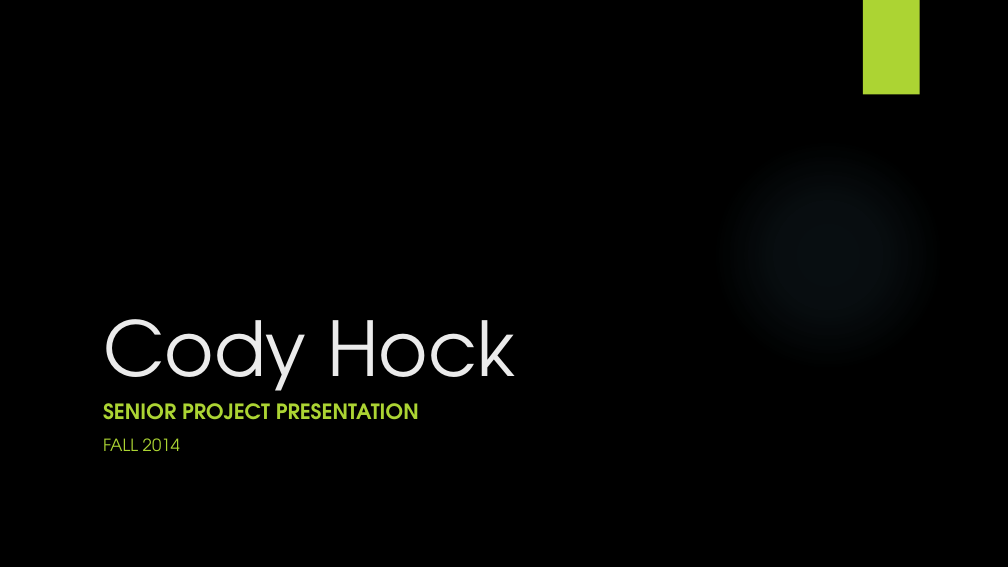
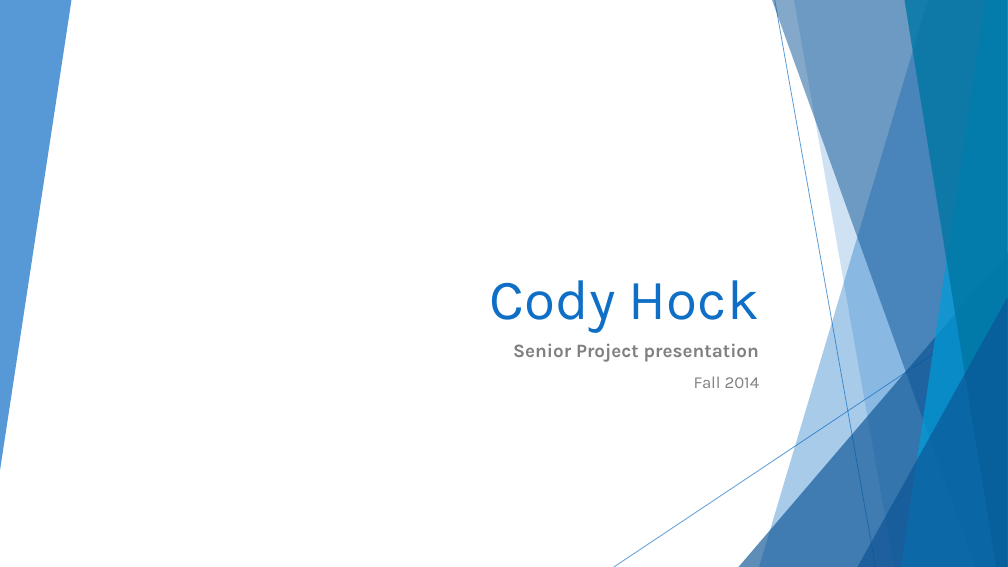
Before and after one commit to codyhock/Senior-Project, a slide deck: slide 1 of CHOCKfinal.pptx. Drawn at 1008x567 pixels with LibreOffice and Linux fonts; fonts in the diff are those of the drawing; background and template pictures are left out. Boxes give left, top, right and bottom in pixels: in the first picture for what was removed or moved away, otherwise in the second. Text is boxed around its words. In the diff, an @@ line names an element or a change of style, - is before the commit and + after.

```diff
--- a/CHOCKfinal.pptx
+++ b/CHOCKfinal.pptx
@@ background picture (left out) to #FFFFFF @@
@@ rectangle removed at [863,0,920,95] @@
@@ ellipse removed at [712,138,944,371] @@
@@ title "Cody Hock": place and size @@
-title "Cody Hock" at [103,319,515,410]
+title "Cody Hock" at [490,280,759,333]
@@ title "Cody Hock" at [490,280,759,333]: size 72 to 54 pt, font TeX Gyre Adventor to Karla, text colour #EBEBEB to #0F6FC6; alignment left to right @@
@@ group added at [0,0,1008,567]: 6 freeform shapes, 2 lines, 2 triangles @@
@@ subtitle at [513,343,760,388]: text changed; size 20 to 18 pt; font TeX Gyre Adventor to Karla; text colour #ACD433 to #808080 @@
-SENIOR PROJECT PRESENTATION
-FALL 2014
+Senior Project presentation
+Fall 2014
```
Also in this commit, not shown: 26 other slides changed, 3 slides added, 3 slides removed.
